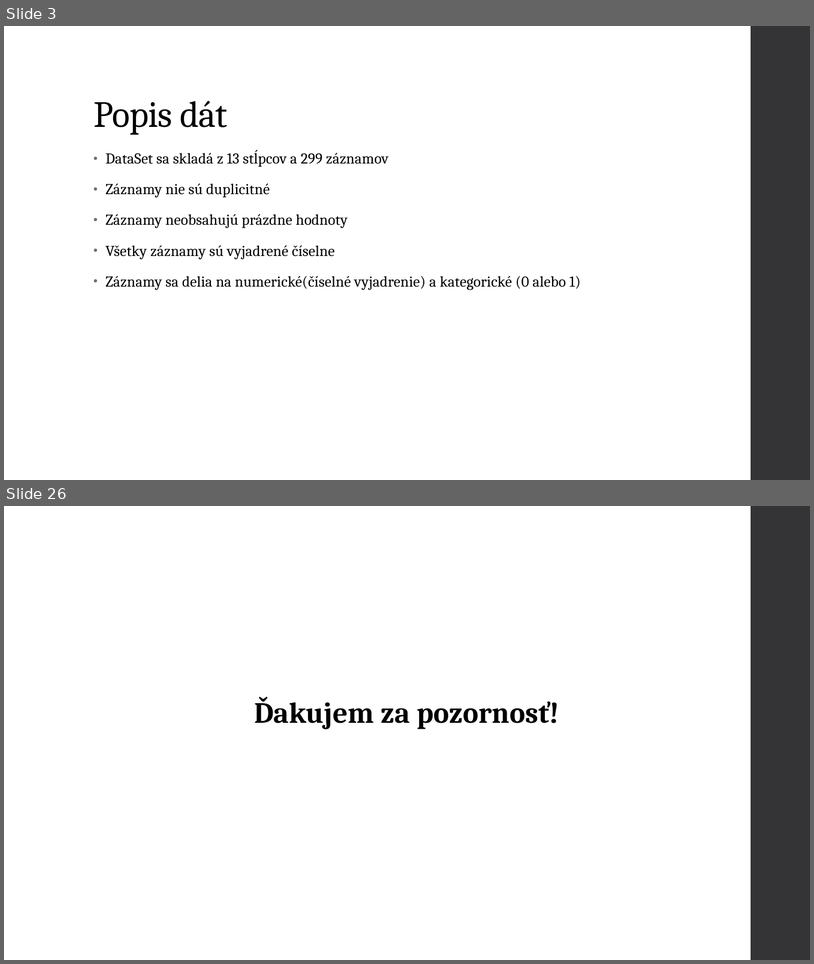
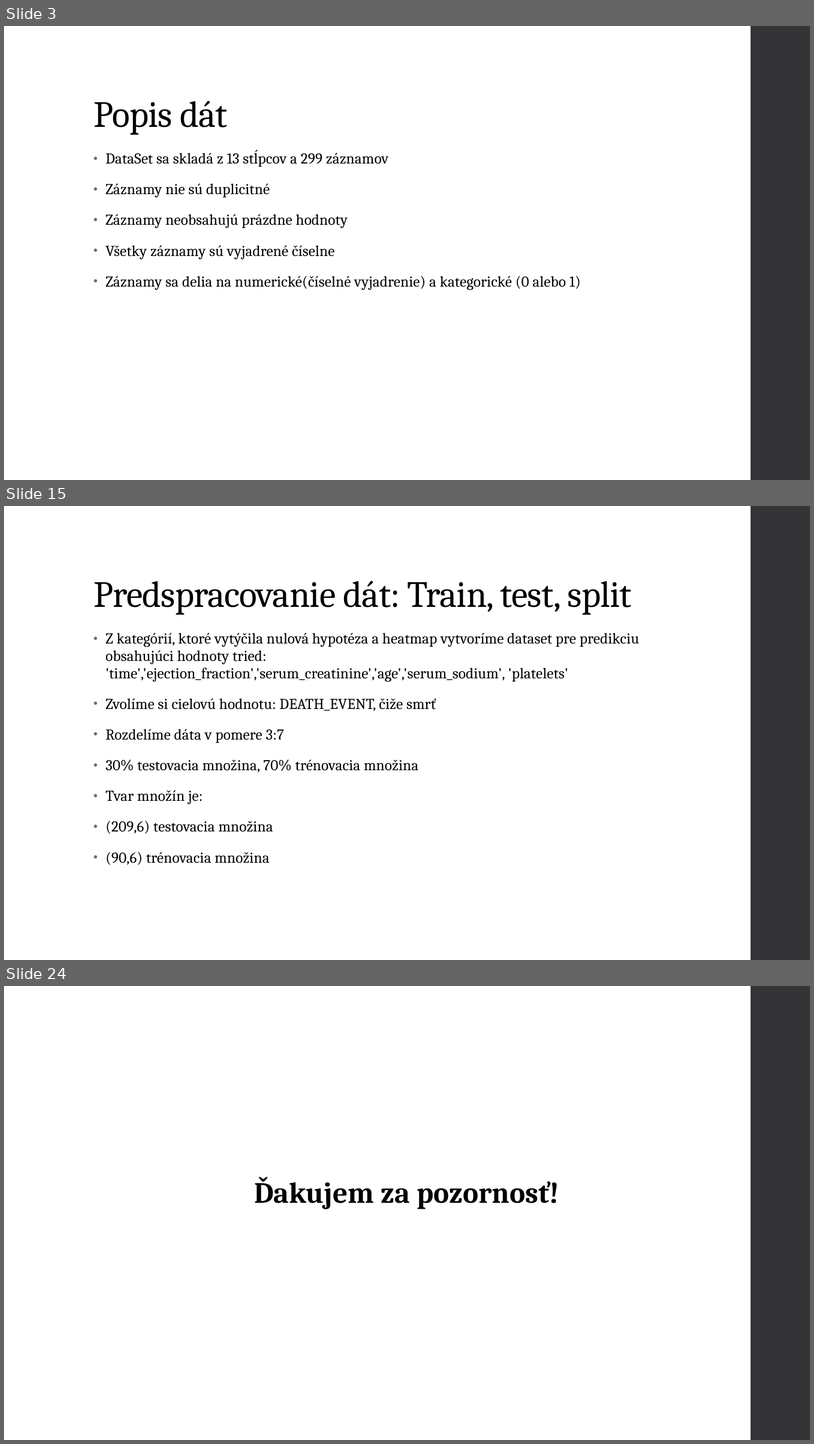
Before and after one commit to mvanko/Vanko_Martin_NS2021, a slide deck: Vanko Martin Predikcia zlyhania srdca.pptx. Shown one above the other, each under a label of ours: slides 3 and 26 before the commit, slides 3, 15 and 24 after it; the slides between them are not shown. The pictures are 814x964 and 814x1444 pixels, drawn with LibreOffice and Linux fonts; fonts in the diff are those of the drawing. Boxes give left, top, right and bottom in pixels: in the first picture for what was removed or moved away, otherwise in the second. Text is boxed around its words. In the diff, an @@ line names an element or a change of style, - is before the commit and + after.

```diff
--- a/Vanko Martin Predikcia zlyhania srdca.pptx
+++ b/Vanko Martin Predikcia zlyhania srdca.pptx
@@ slide 15 added at <box>4,506,810,960</box>, background #FFFFFF; not listed: 1 template element that a slide beside it also shows @@
@@ title added at <box>93,580,632,615</box>, 44 pt, text #000000 @@
+Predspracovanie dát: Train, test, split
@@ text added at <box>105,633,639,865</box>, 18 pt, text #000000 @@
+• Z kategórií, ktoré vytýčila nulová hypotéza a heatmap vytvoríme dataset pre predikciu obsahujúci hodnoty tried: 'time','ejection_fraction','serum_creatinine','age','serum_sodium', 'platelets'
+• Zvolíme si cielovú hodnotu: DEATH_EVENT, čiže smrť
+• Rozdelíme dáta v pomere 3:7
+• 30% testovacia množina, 70% trénovacia množina
+• Tvar množín je:
+• (209,6) testovacia množina
+• (90,6) trénovacia množina
@@ what was slide 26 is now slide 24 @@
```
Also in this commit, not shown: 12 slides changed, 9 other slides added, 12 slides removed, 1 other file.
